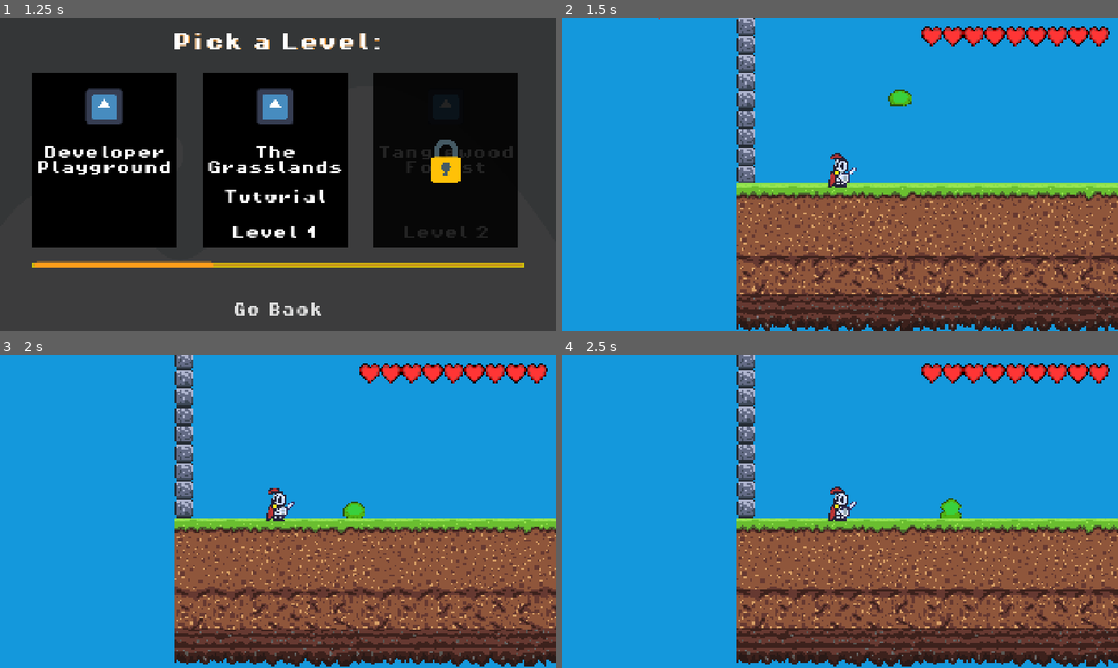
Above: before the commit, frames 1-4 (two rows, left to right).
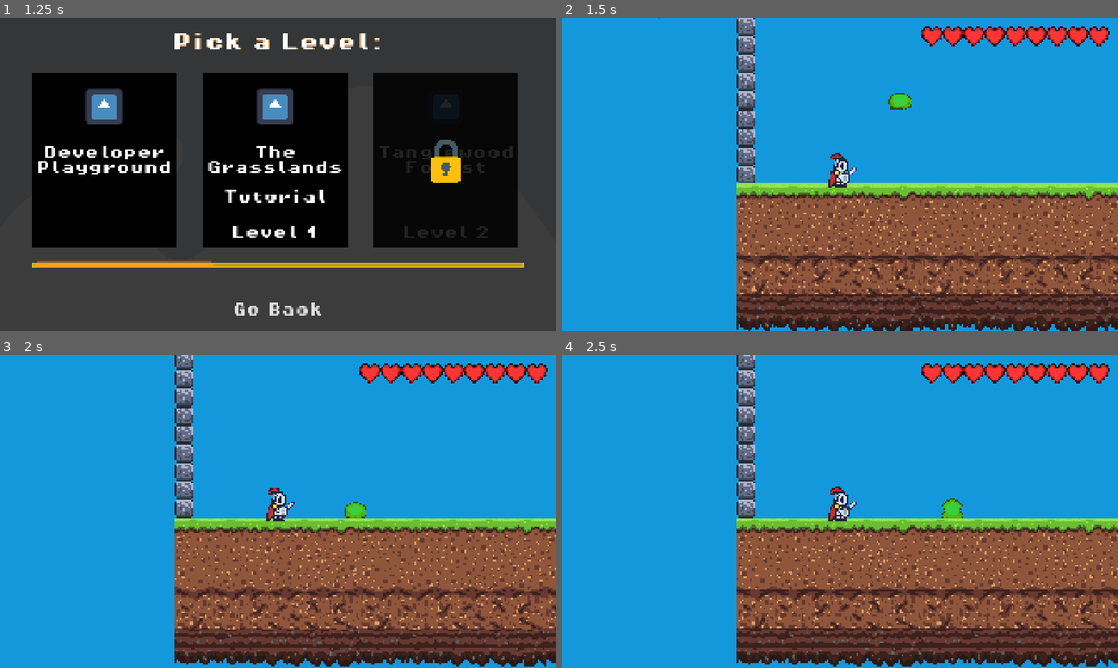
Above: after the commit, the same moments.

Repository: MarcusFDev/2d-action-rpg
Game: Godot game, scene res://scenes/ui/main_menu.tscn
Two runs of this game, one before a commit and one after it. Both use one fixed random seed, a clock stepped at 60 frames per second and the inputs below. The engine's default icon, where the game draws it, is replaced by a stand-in: a white triangle on a blue panel in a dark square.
Inputs (mouse positions are in pixels of both pictures, inside the frame that each line leads up to):
- Up to frame 1 (1.25 s): click "Play" at 0.5 s
- Up to frame 2 (1.5 s): click "Developer Playground" at 1.25 s
- Up to frame 3 (2 s): no input
- Up to frame 4 (2.5 s): tap Enter at 2 s; move the mouse to (962, 495) at 2.02 s; hold Up (ui_up) from 2.03 s (still down); click (962, 495) at 2.1 s; tap Space (jump) at 2.27 s

Frame 1 is identical in both runs. In frame 2, 0.2% of the frame differs, in the area x 58-63%, y 22-30%; in frame 3, less than 0.1%; in frame 4, less than 0.1%.

Commit message:
Fix: Issue causing jump physics to get cancelled mid-jump.

Diff:
--- a/game/scripts/enemies/slime.gd
+++ b/game/scripts/enemies/slime.gd
@@ -182,7 +182,6 @@
 			print("==============================")
 
 func _physics_process(delta: float) -> void:
-	actor.move_and_slide()
 	gravity_comp.apply_physics(delta)
 	ground_check_comp.apply(delta)
 
@@ -192,6 +191,8 @@
 	animation_comp.animation_flip(delta)
 	jump_comp.update_timer(delta)
 	state_machine.process_physics(delta)
+
+	actor.move_and_slide()
 	ground_check_comp.post_update()
 
 func trigger_attack() -> void:
